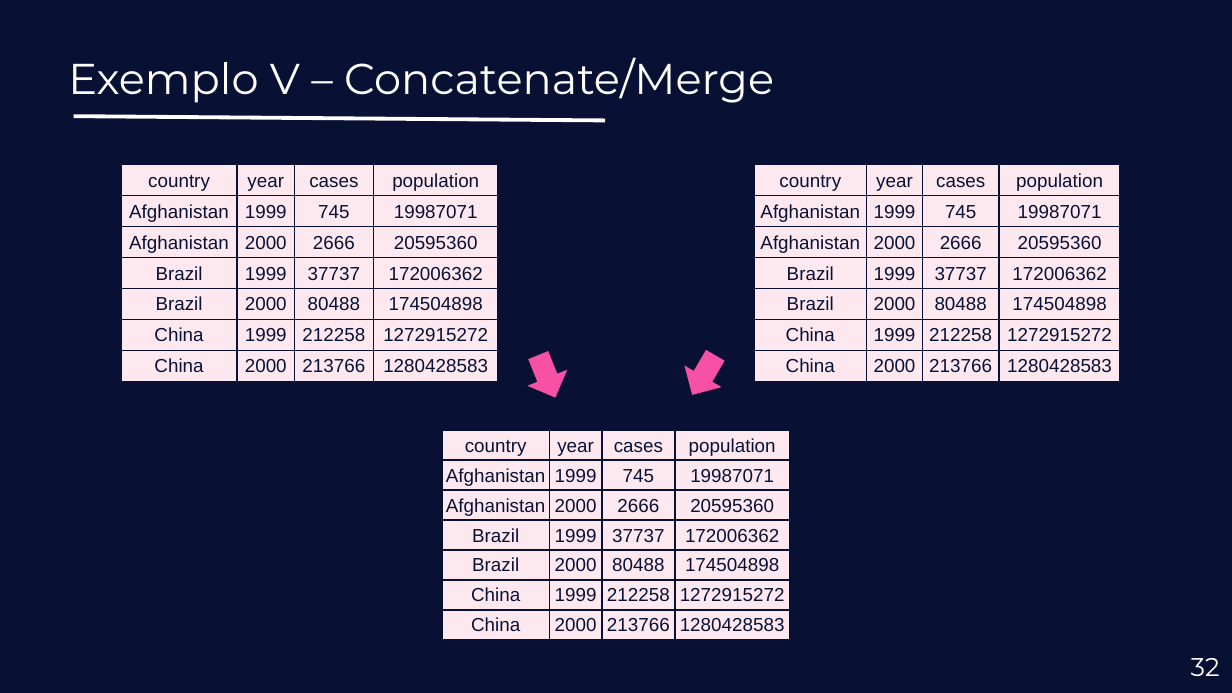
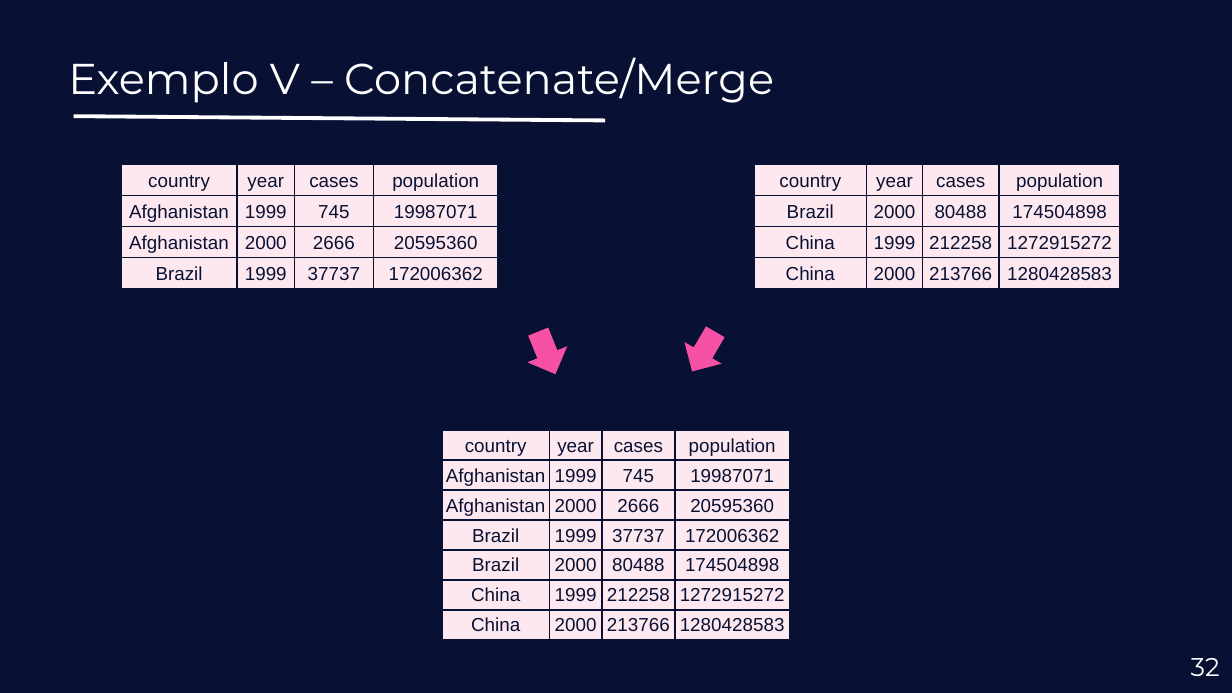
Before and after one commit to gvcode/trainee, a slide deck: slide 32 of assets/materials/manipulacao.pptx. Drawn at 1232x693 pixels with LibreOffice and Linux fonts; fonts in the diff are those of the drawing; background and template pictures are left out. Boxes give left, top, right and bottom in pixels: in the first picture for what was removed or moved away, otherwise in the second. Text is boxed around its words. In the diff, an @@ line names an element or a change of style, - is before the commit and + after.

```diff
--- a/assets/materials/manipulacao.pptx
+++ b/assets/materials/manipulacao.pptx
@@ table at (121, 165, 496, 290) @@
-row 5: Brazil | 2000 | 80488 | 174504898
-row 6: China | 1999 | 212258 | 1272915272
-row 7: China | 2000 | 213766 | 1280428583
@@ table at (754, 165, 1120, 290) @@
-row 2: Afghanistan | 1999 | 745 | 19987071
-row 3: Afghanistan | 2000 | 2666 | 20595360
-row 4: Brazil | 1999 | 37737 | 172006362
@@ right arrow: place and size @@
-right arrow at (518, 347, 575, 406)
+right arrow at (518, 324, 575, 382)
@@ right arrow: place and size @@
-right arrow at (674, 345, 734, 406)
+right arrow at (674, 321, 734, 382)
```
Also in this commit, not shown: 23 other slides changed, 5 other files.
